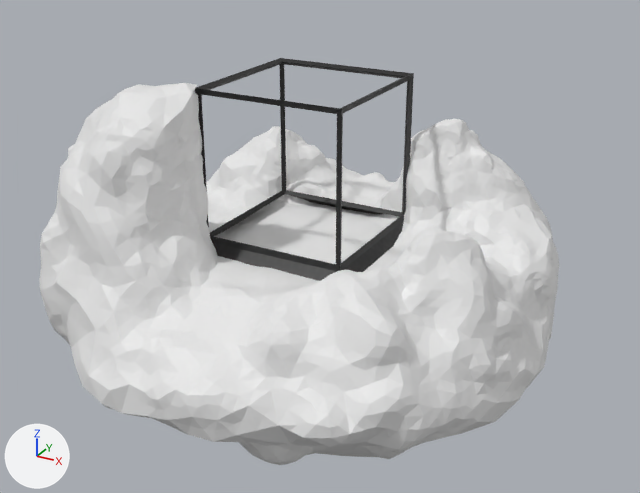
One commit to the OBJ model assets/Map/map.obj: the scene before it, then after it.
Before and after are seen from a 50 mm camera at (139.0, -245.0, 91.0) aimed at (-3.0, 13.0, -38.0). The axes (+X, +Y, +Z) are drawn at lower left. The lights are the same throughout. Where no turn or scale is listed for an object, it has been applied to the vertices.

In view in the first picture: 'Cube_Cube.010', 'Icosphere_Icosphere.001', 'Plane'.
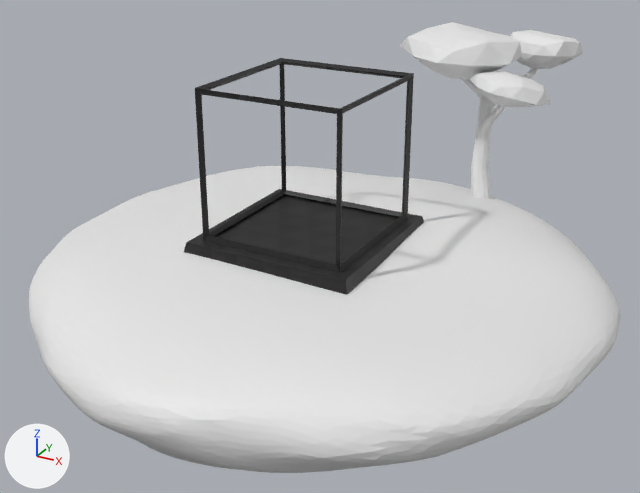
Where the change shows, as pixel boxes [x1, y1, x2, y2] in the pictures (640 x 493 px):
'Icosphere_Icosphere.001', deleted
    before: [39, 83, 559, 465]
'Icosphere', added
    after: [29, 166, 621, 473]
'Cube.001_Cube', added (black)
    after: [184, 189, 424, 295]
'Icosphere.002_Icosphere.008', added
    after: [400, 22, 521, 79]
'Plane', deleted
    before: [213, 195, 404, 281]
'Icosphere.003_Icosphere.009', added
    after: [470, 71, 551, 108]
'Icosphere.001_Icosphere.007', added
    after: [511, 30, 584, 69]
'Cylinder_Cylinder.002', added
    after: [462, 68, 538, 199]

The change, as a list of edits to the scene's bpy script:
```text
Add mat_material_003:
    mat_material_003 = principled_material('Material.003')
    mat_material_003.base_color = (0.8, 0.8, 0.8)  # white #e7e7e7
    mat_material_003.roughness = 0.526
Add mat_material_001:
    mat_material_001 = principled_material('Material.001')
    mat_material_001.texture = img_dark_triangles_png
    mat_material_001.roughness = 0.526
Add me_icosphere_003_icosphere_009:
    me_icosphere_003_icosphere_009.from_pydata(...)  # 42 vertices, 80 faces; spans x 30.8..60.4, y 56.6..82.8, z 7.3..19.4
    me_icosphere_003_icosphere_009.materials.append(mat_material_003)  # its picture is missing
Add me_icosphere_002_icosphere_008:
    me_icosphere_002_icosphere_008.from_pydata(...)  # 42 vertices, 80 faces; spans x -2.8..44.9, y 63.5..105.5, z 12.0..32.0
    me_icosphere_002_icosphere_008.materials.append(mat_material_003)  # its picture is missing
Add me_icosphere_001_icosphere_007:
    me_icosphere_001_icosphere_007.from_pydata(...)  # 42 vertices, 80 faces; spans x 31.3..60.9, y 96.1..124.6, z 13.7..28.0
    me_icosphere_001_icosphere_007.materials.append(mat_material_003)  # its picture is missing
Add me_icosphere:
    me_icosphere.from_pydata(...)  # 7652 vertices, 15300 faces; spans x -99.0..104.0, y -97.0..108.0, z -114.0..-28.0
    me_icosphere.materials.append(mat_material)  # its picture is missing
Add me_cylinder_cylinder_002:
    me_cylinder_cylinder_002.from_pydata(...)  # 288 vertices, 248 faces; spans x 19.0..46.2, y 70.8..109.6, z -35.7..17.8
    me_cylinder_cylinder_002.materials.append(mat_material)  # its picture is missing
Add me_cube_001_cube:
    me_cube_001_cube.from_pydata(...)  # 8 vertices, 6 faces; spans x -32.7..32.6, y -32.6..32.7, z -37.7..-25.7
    me_cube_001_cube.materials.append(mat_material_001)  # picture img_dark_triangles_png
Remove ob_icosphere_icosphere_001:
    ob_icosphere_icosphere_001 = bpy.data.objects.new('Icosphere_Icosphere.001', me_icosphere_icosphere_001)
    ob_icosphere_icosphere_001.location = (0.0, 0.0, 0.0)
Remove ob_plane:
    ob_plane = bpy.data.objects.new('Plane', me_plane)
    ob_plane.location = (0.0, 0.0, 0.0)
Add ob_icosphere_003_icosphere_009:
    ob_icosphere_003_icosphere_009 = bpy.data.objects.new('Icosphere.003_Icosphere.009', me_icosphere_003_icosphere_009)
    ob_icosphere_003_icosphere_009.location = (0.0, 0.0, 0.0)
Add ob_icosphere_002_icosphere_008:
    ob_icosphere_002_icosphere_008 = bpy.data.objects.new('Icosphere.002_Icosphere.008', me_icosphere_002_icosphere_008)
    ob_icosphere_002_icosphere_008.location = (0.0, 0.0, 0.0)
Add ob_icosphere_001_icosphere_007:
    ob_icosphere_001_icosphere_007 = bpy.data.objects.new('Icosphere.001_Icosphere.007', me_icosphere_001_icosphere_007)
    ob_icosphere_001_icosphere_007.location = (0.0, 0.0, 0.0)
Add ob_icosphere:
    ob_icosphere = bpy.data.objects.new('Icosphere', me_icosphere)
    ob_icosphere.location = (0.0, 0.0, 0.0)
Add ob_cylinder_cylinder_002:
    ob_cylinder_cylinder_002 = bpy.data.objects.new('Cylinder_Cylinder.002', me_cylinder_cylinder_002)
    ob_cylinder_cylinder_002.location = (0.0, 0.0, 0.0)
Add ob_cube_001_cube:
    ob_cube_001_cube = bpy.data.objects.new('Cube.001_Cube', me_cube_001_cube)
    ob_cube_001_cube.location = (0.0, 0.0, 0.0)
```
